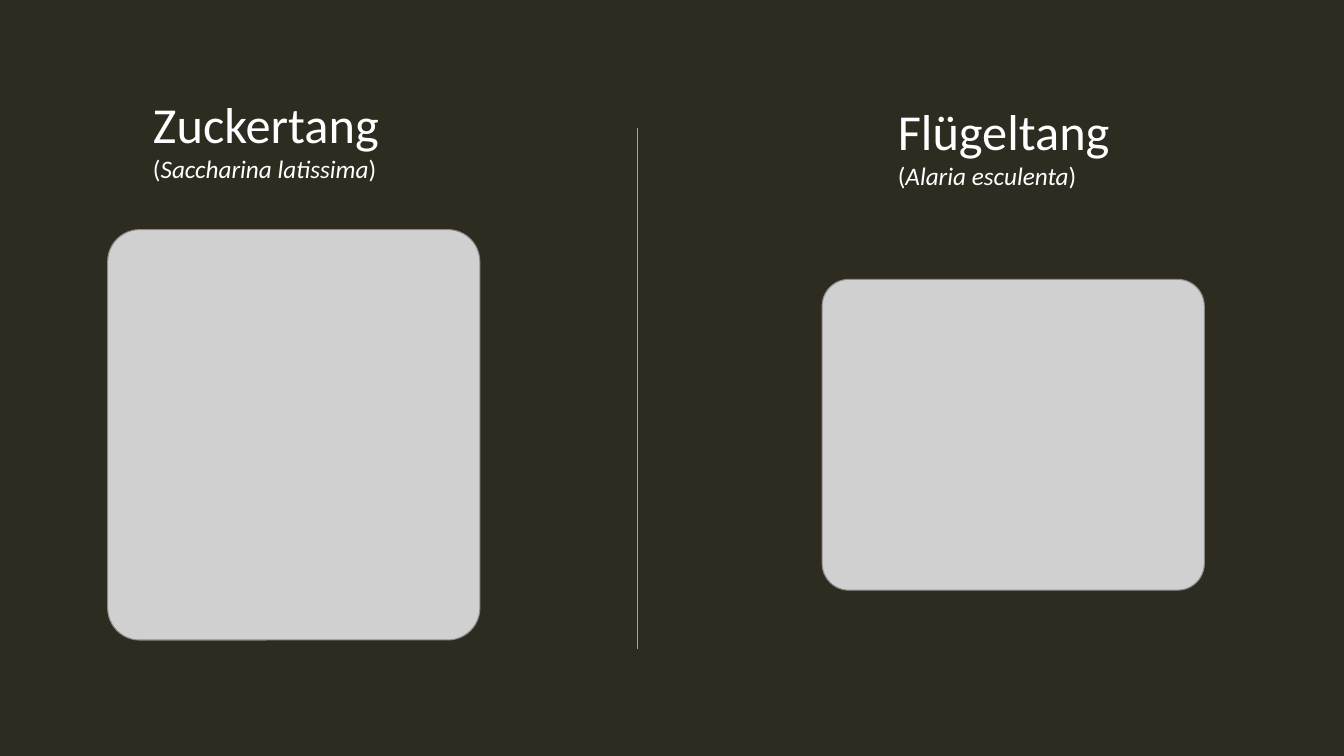
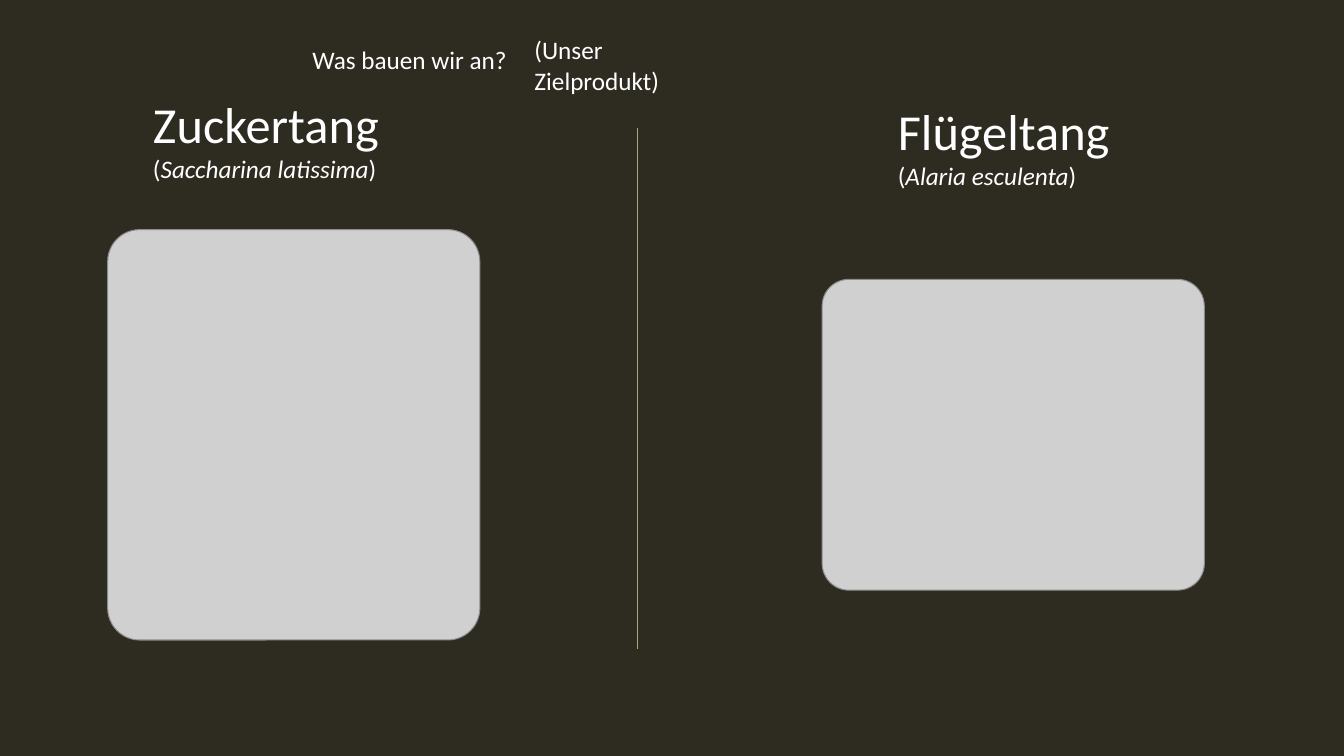
Before and after one commit to plastikpamaro/MKon, a slide deck: slide 8 of Meilenstein 2/Präsentation/Präsentation MS2.pptx (slide 12 before the commit). Drawn at 1344x756 pixels with LibreOffice and Linux fonts; fonts in the diff are those of the drawing; grey boxes stand for pictures. Boxes give left, top, right and bottom in pixels: in the first picture for what was removed or moved away, otherwise in the second. Text is boxed around its words. In the diff, an @@ line names an element or a change of style, - is before the commit and + after.

```diff
--- a/Meilenstein 2/Präsentation/Präsentation MS2.pptx
+++ b/Meilenstein 2/Präsentation/Präsentation MS2.pptx
@@ text added at [312, 51, 507, 69], 18 pt, text #FFFFFF @@
+Was bauen wir an?
@@ text added at [534, 40, 659, 94], 18 pt, text #FFFFFF @@
+(Unser Zielprodukt)
```
Also in this commit, not shown: 6 slides added, 1 slide removed, 4 other files.
